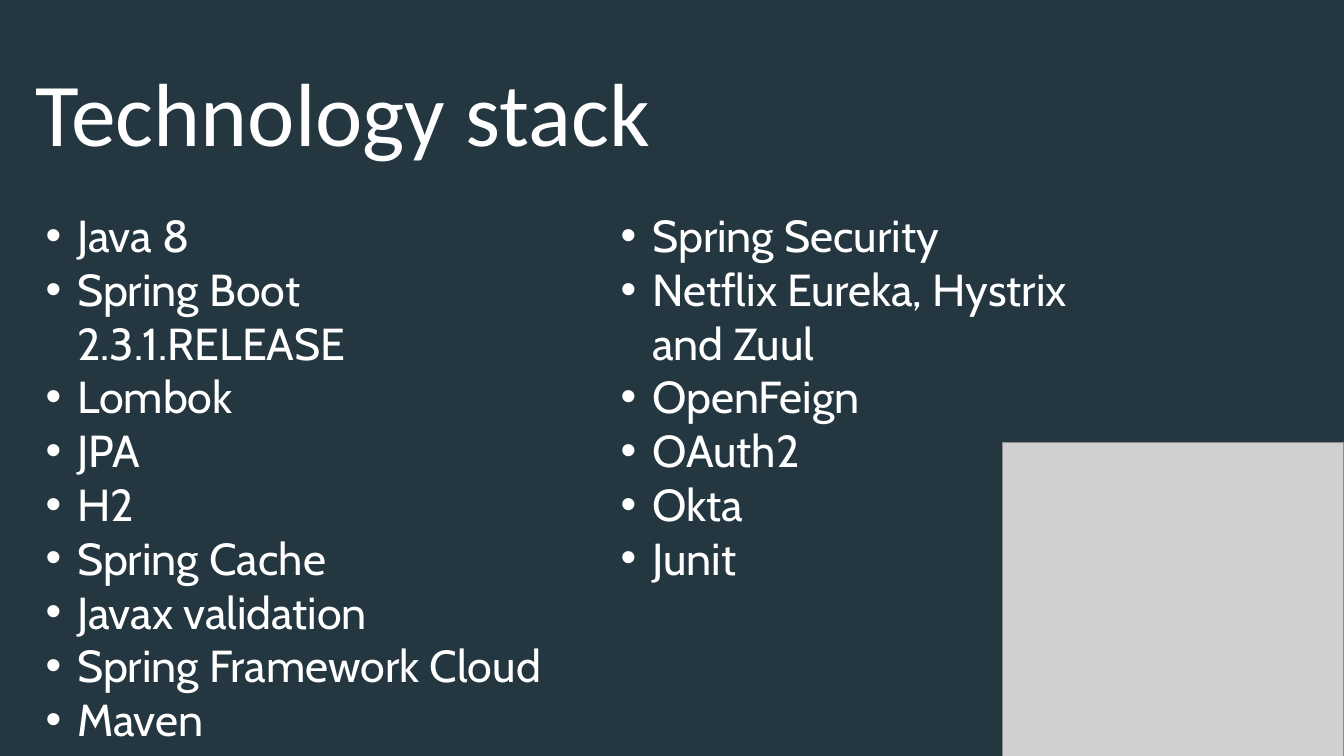
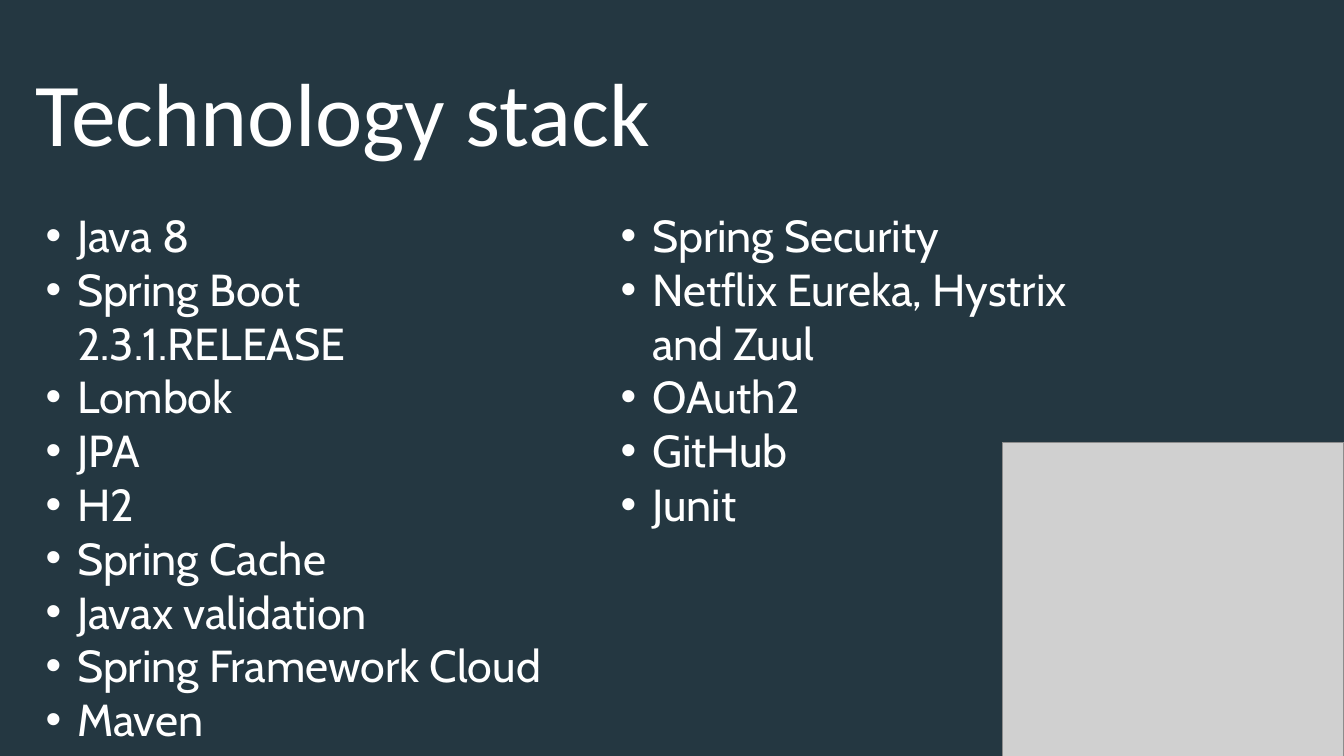
Before and after one commit to mancio/edge-service, a slide deck: slide 3 of slides/301MicroServicesPresentation.pptx. Drawn at 1344x756 pixels with LibreOffice and Linux fonts; fonts in the diff are those of the drawing; grey boxes stand for pictures. Boxes give left, top, right and bottom in pixels: in the first picture for what was removed or moved away, otherwise in the second. Text is boxed around its words. In the diff, an @@ line names an element or a change of style, - is before the commit and + after.

```diff
--- a/slides/301MicroServicesPresentation.pptx
+++ b/slides/301MicroServicesPresentation.pptx
@@ text at bbox=[652, 381, 860, 424]: paragraph removed @@
-• OpenFeign
@@ text at bbox=[652, 433, 787, 468]: text changed @@
-• Okta
+• GitHub
```
Also in this commit, not shown: 3 other files.
